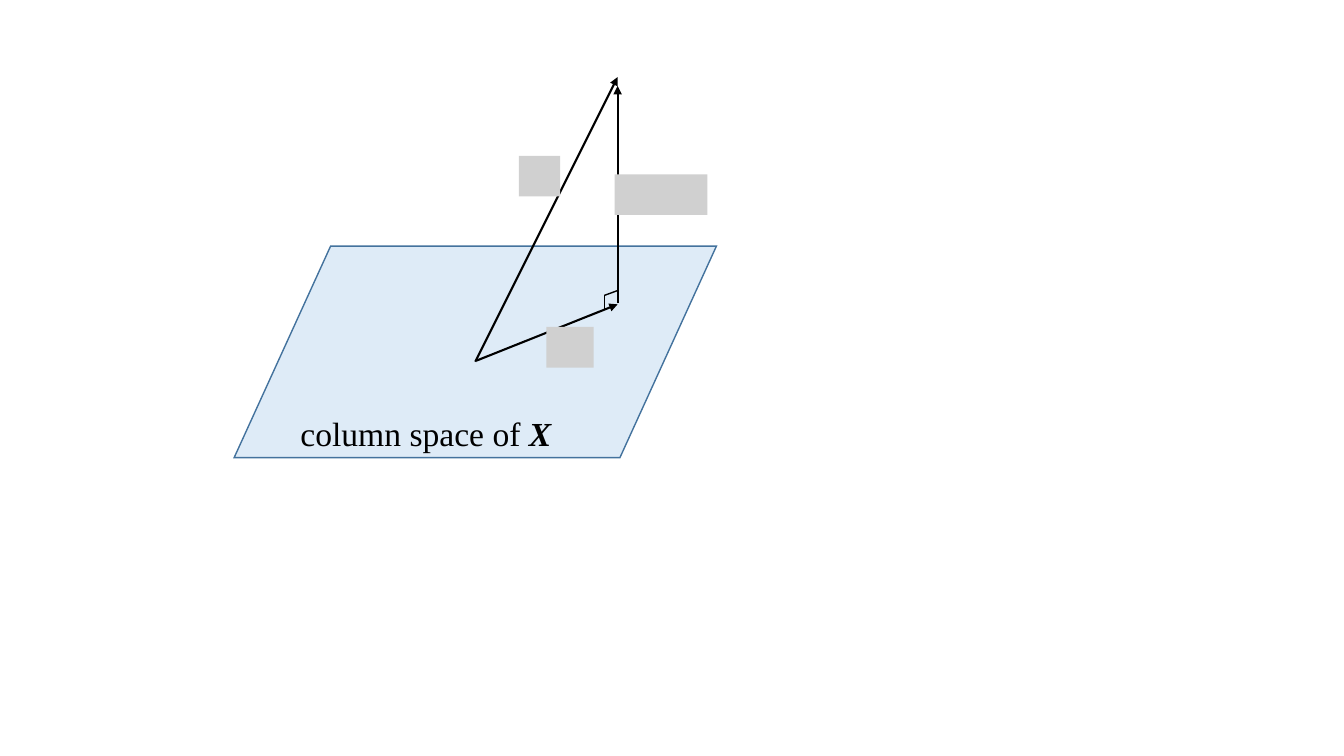
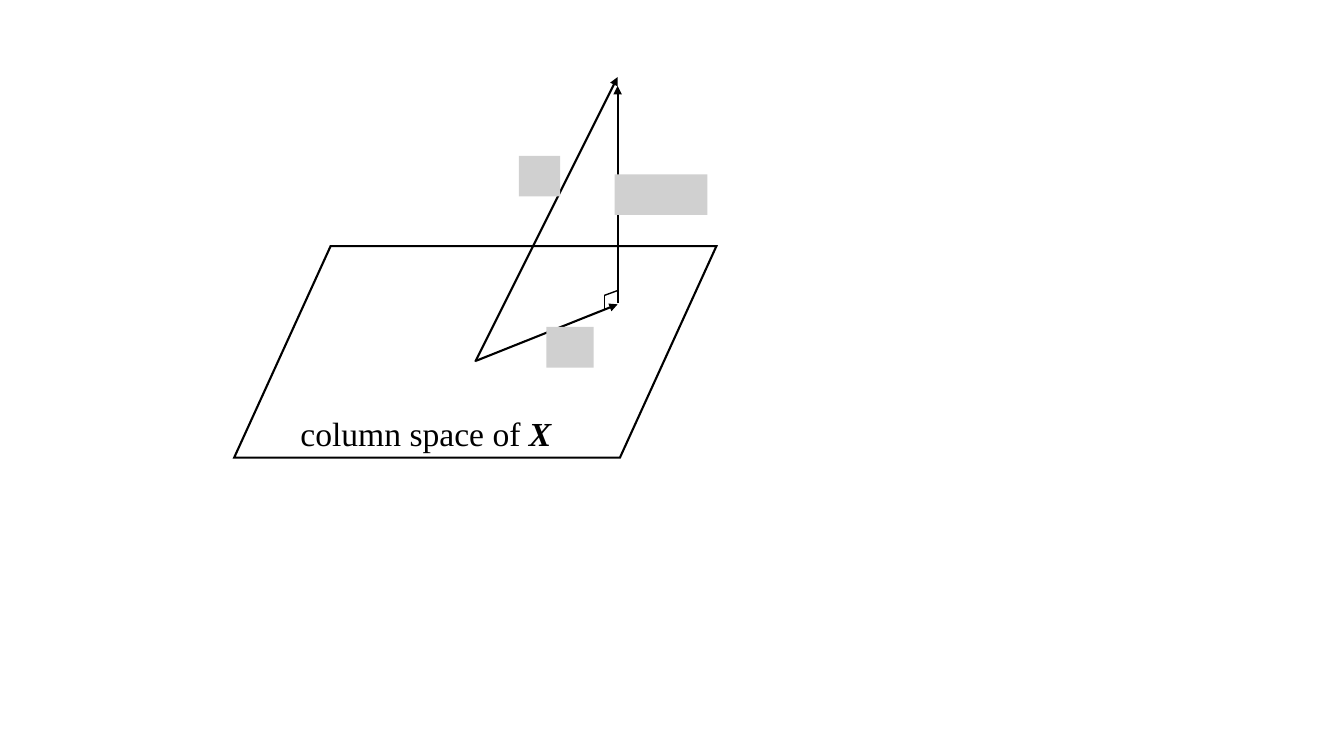
Before and after one commit to ChienKangLu/Regression, a slide deck: slide 1 of Mutilple-linear-regression/column_space.pptx. Drawn at 1344x756 pixels with LibreOffice and Linux fonts; fonts in the diff are those of the drawing; grey boxes stand for pictures. Boxes give left, top, right and bottom in pixels: in the first picture for what was removed or moved away, otherwise in the second. Text is boxed around its words. In the diff, an @@ line names an element or a change of style, - is before the commit and + after.

```diff
--- a/Mutilple-linear-regression/column_space.pptx
+++ b/Mutilple-linear-regression/column_space.pptx
@@ flow chart input output at [234,246,716,458]: fill #DEEBF7 to #FFFFFF; outline #43739E 1 pt to #000000 1.5 pt @@
```
Also in this commit, not shown: 1 other file.
